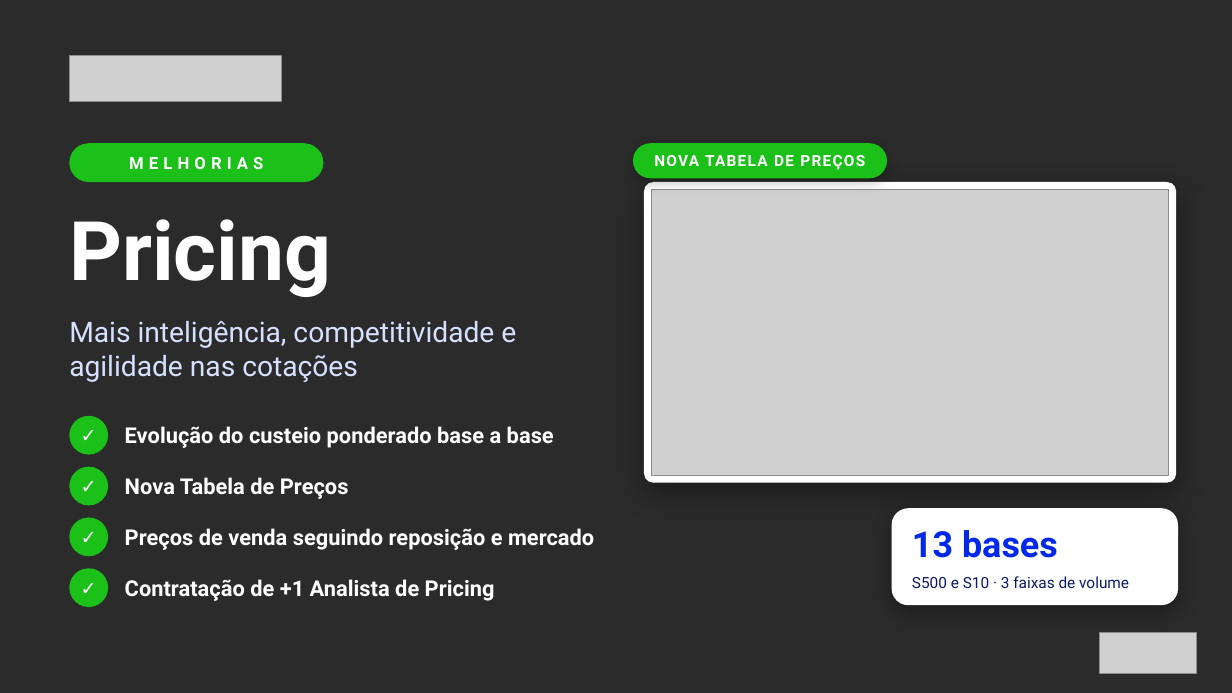
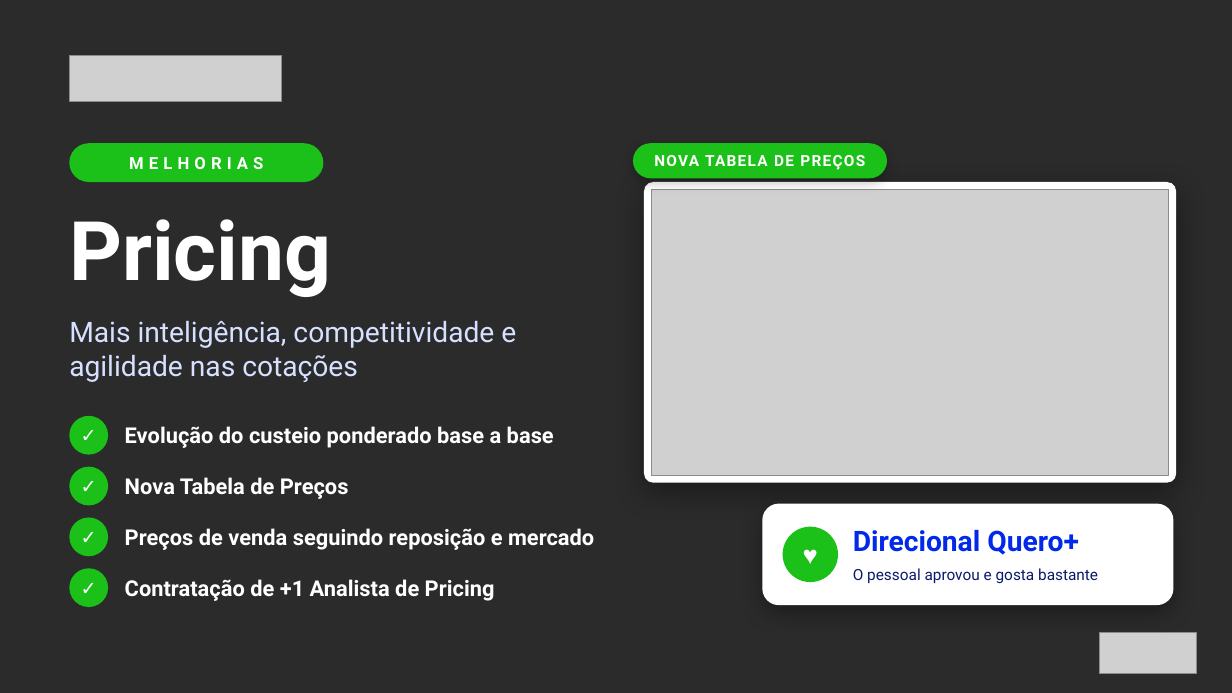
Before and after one commit to andersontonelloa-art/Anderson, a slide deck: slide 1 of Pricing_QD.pptx. Drawn at 1232x693 pixels with LibreOffice and Linux fonts; fonts in the diff are those of the drawing; grey boxes stand for pictures; background and template pictures are left out; a plain dark background stands for a picture behind light text. Boxes give left, top, right and bottom in pixels: in the first picture for what was removed or moved away, otherwise in the second. Text is boxed around its words. In the diff, an @@ line names an element or a change of style, - is before the commit and + after.

```diff
--- a/Pricing_QD.pptx
+++ b/Pricing_QD.pptx
@@ rounded rectangle: place and size @@
-rounded rectangle at (892,508,1178,605)
+rounded rectangle at (762,504,1174,605)
@@ rounded rectangle at (762,504,1174,605): proportions changed @@
@@ ellipse added at (783,527,838,582), fill #1BC018 @@
@@ text added at (783,527,838,582), 20 pt, text #FFFFFF, bold @@
+♥
@@ text added at (853,529,1079,555), 22 pt, text #0229E9, bold @@
+Direcional Quero+
@@ text removed at (912,530,1058,558) @@
-13 bases
@@ text added at (853,568,1098,584), 12 pt, text #0A1A6B @@
+O pessoal aprovou e gosta bastante
@@ text removed at (912,576,1129,588) @@
-S500 e S10 · 3 faixas de volume
```
Also in this commit, not shown: 1 other file.
